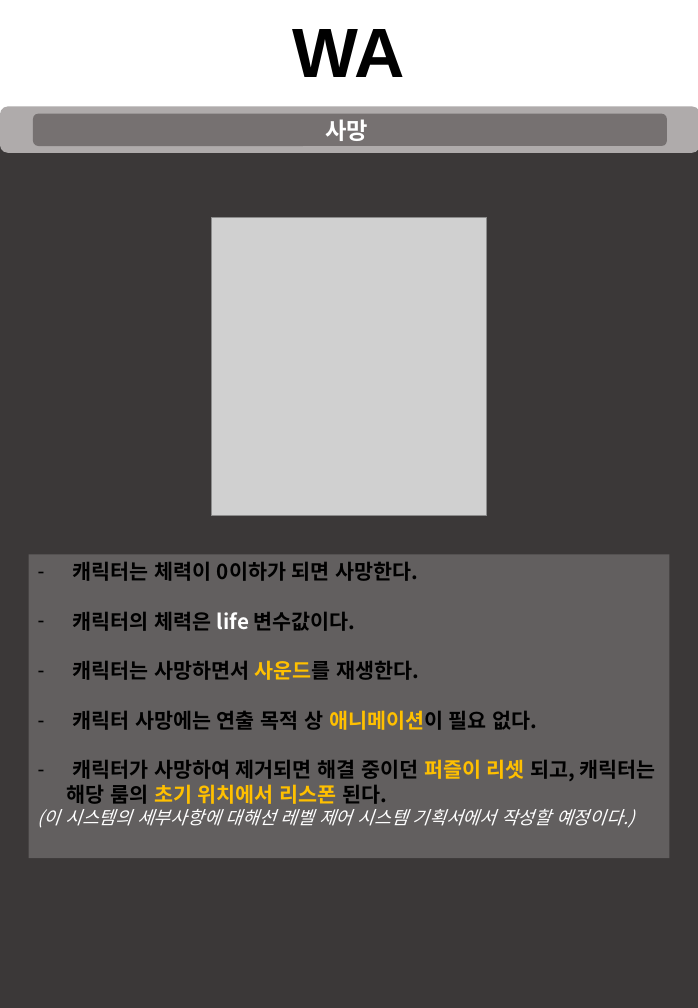
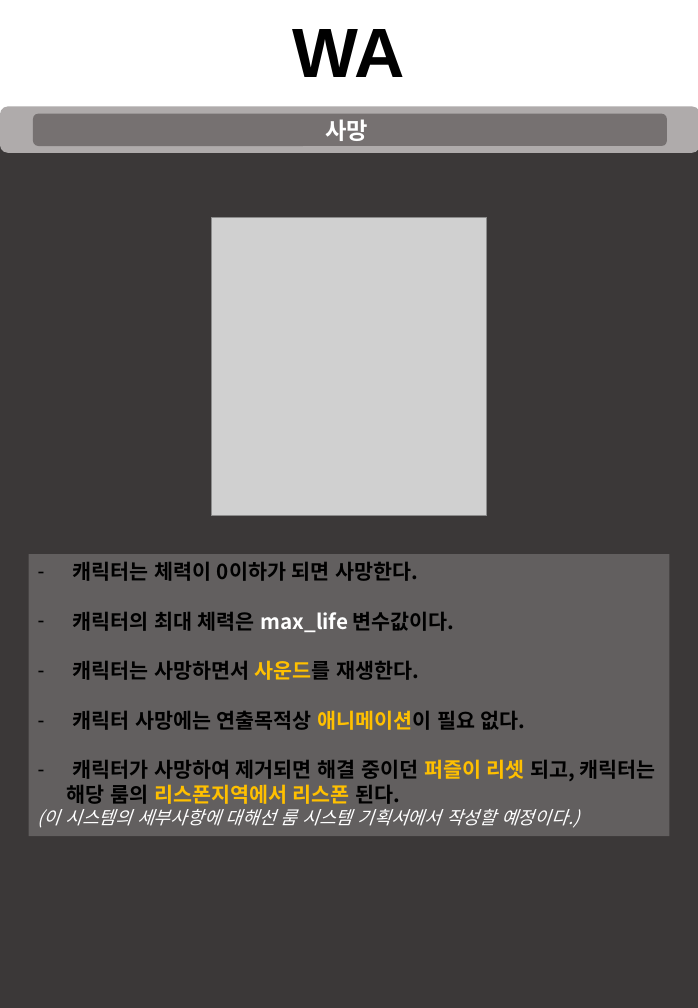
Before and after one commit to taeseongeom/WA, a slide deck: slide 16 of 기획서/신버전/캐릭터 시스템.pptx (slide 17 before the commit). Drawn at 698x1008 pixels with LibreOffice and Linux fonts; fonts in the diff are those of the drawing; grey boxes stand for pictures. Boxes give left, top, right and bottom in pixels: in the first picture for what was removed or moved away, otherwise in the second. Text is boxed around its words. In the diff, an @@ line names an element or a change of style, - is before the commit and + after.

Commit message:
수정사항
-로드맵 일단 조금이라도 쓴거 올림
-캐릭터 기력삭제
(대쉬는 그냥 자원을 사용하는 것이 아니라 지속시간과 쿨타임(딜레이) 있는걸로...)
-룸 시스템 대략적으로 완성
(룸 리셋은 퍼즐마다 리셋여부를 배치과정에서 할수 있도록하고, 퍼즐해결여부와 관계없이 항상 리셋되도록하기)
-초기 점프맵 레벨 일단 완료
-카메라 일단 조금 수정
(카메라 캐릭터랑 뗄거죠?)

```diff
--- a/기획서/신버전/캐릭터 시스템.pptx
+++ b/기획서/신버전/캐릭터 시스템.pptx
@@ rectangle "캐릭터는 체력이 0이하가 되면 사망한다.": place and size @@
-rectangle "캐릭터는 체력이 0이하가 되면 사망한다." at box(29, 555, 670, 858)
+rectangle "캐릭터는 체력이 0이하가 되면 사망한다." at box(29, 555, 670, 837)
@@ text in rectangle at box(73, 612, 455, 632): text changed @@
-– 캐릭터의 체력은 life 변수값이다.
+– 캐릭터의 최대 체력은 max_life 변수값이다.
@@ text in rectangle at box(38, 710, 656, 828): text changed @@
-– 캐릭터 사망에는 연출 목적 상 애니메이션이 필요 없다.
-– 캐릭터가 사망하여 제거되면 해결 중이던 퍼즐이 리셋 되고, 캐릭터는 해당 룸의 초기 위치에서 리스폰 된다.
-(이 시스템의 세부사항에 대해선 레벨 제어 시스템 기획서에서 작성할 예정이다.)
+– 캐릭터 사망에는 연출목적상 애니메이션이 필요 없다.
+– 캐릭터가 사망하여 제거되면 해결 중이던 퍼즐이 리셋 되고, 캐릭터는 해당 룸의 리스폰지역에서 리스폰 된다.
+(이 시스템의 세부사항에 대해선 룸 시스템 기획서에서 작성할 예정이다.)
```
Also in this commit, not shown: 3 other slides changed, 1 slide removed, 5 other files.
